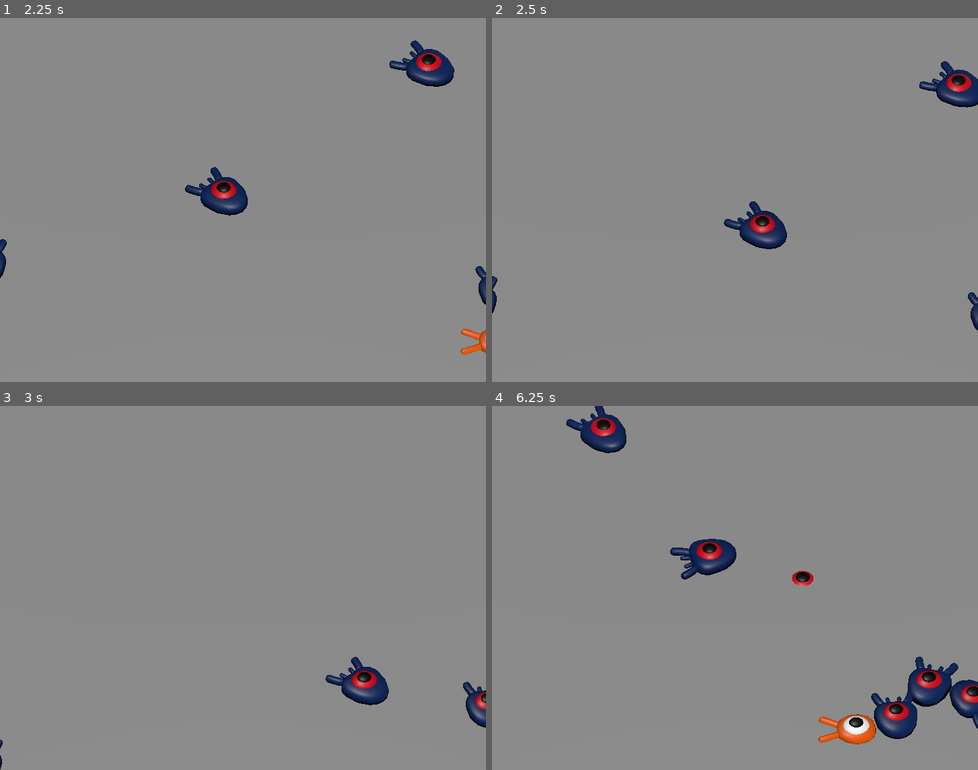
Above: before the commit, frames 1-4 (two rows, left to right).
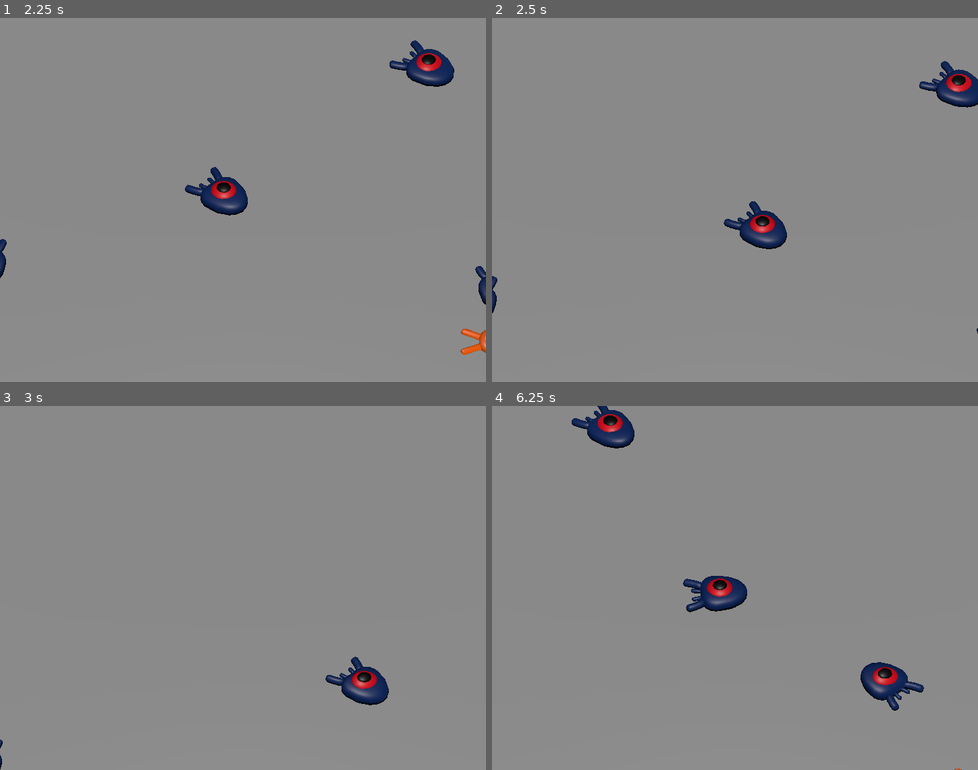
Above: after the commit, the same moments.

Repository: Koccov/squash-the-creeps
Game: Godot game, scene res://main.tscn
Same seed, same stepped clock (60 frames per second), same inputs: the game is played once before the commit and once after it.
Inputs:
- Up to frame 1 (2.25 s): tap Enter at 0.5 s; hold Right (move_right) 0.53-1.28 s; hold Down (move_backward) 1.28-2.03 s; hold Right (move_right) from 2.03 s (still down)
- Up to frame 2 (2.5 s): keep holding Right (move_right)
- Up to frame 3 (3 s): release Right (move_right) at 2.78 s; hold Up (move_forward) from 2.78 s (still down)
- Up to frame 4 (6.25 s): release Up (move_forward) at 3.53 s; hold Left (move_left) 3.53-5.03 s; hold Down (move_backward) 5.03-5.78 s; hold Right (move_right) from 5.78 s (still down)

Frame 1 is identical in both runs. In frame 2, 0.1% of the frame differs, in the area x 97-100%, y 75-87%; in frame 3, 0.4%; in frame 4, 6.6%, in the area x 15-100%, y 0-100%.

Commit message:
change Mob Layers and Masks

Diff:
--- a/mob.tscn
+++ b/mob.tscn
@@ -7,6 +7,8 @@
 size = Vector3(1.60476, 1.42264, 1.89726)
 
 [node name="Mob" type="CharacterBody3D"]
+collision_layer = 2
+collision_mask = 0
 script = ExtResource("1_5re20")
 
 [node name="Pivot" type="Node3D" parent="."]
